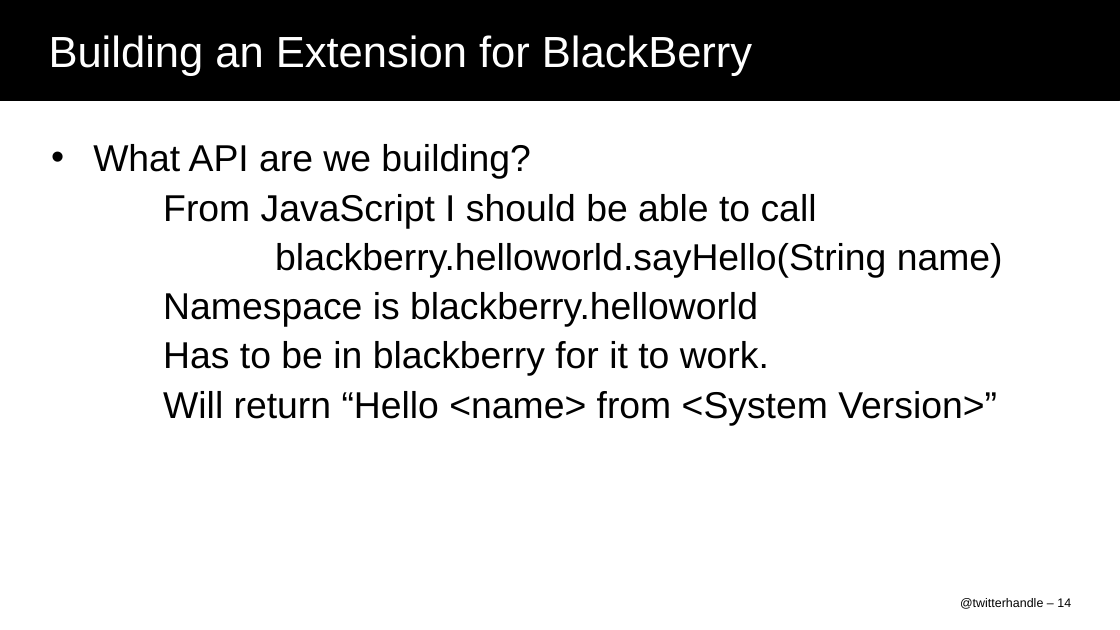
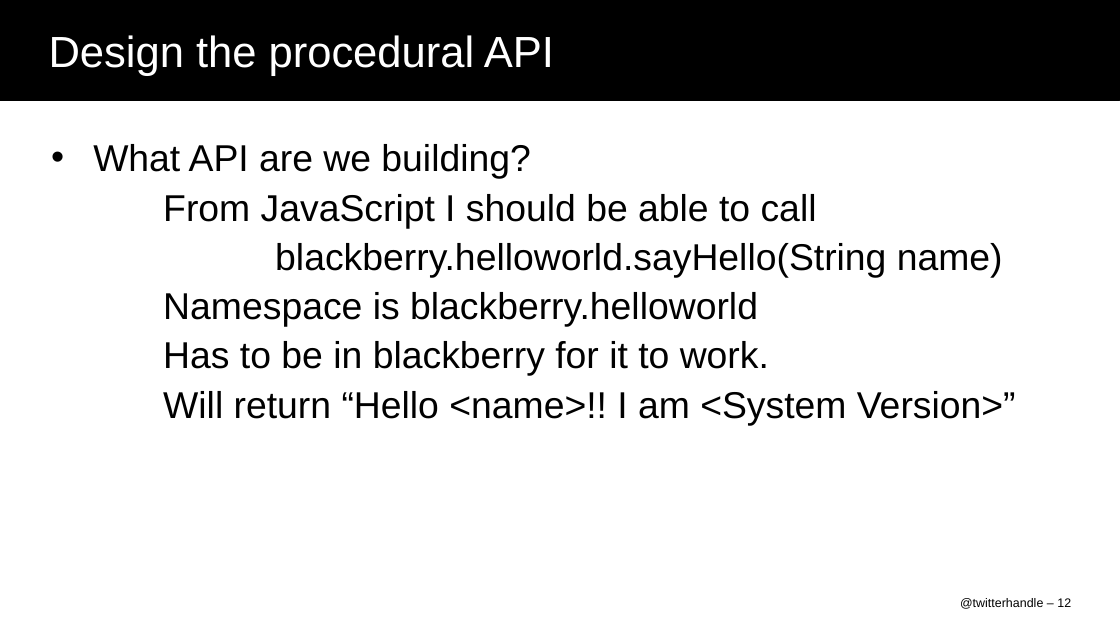
Before and after one commit to nukulb/devcon-demo, a slide deck: slide 12 of DEV51_DelCol.ppt (slide 14 before the commit). Drawn at 1120x630 pixels with LibreOffice and Linux fonts; fonts in the diff are those of the drawing; background and template pictures are left out. Boxes give left, top, right and bottom in pixels: in the first picture for what was removed or moved away, otherwise in the second. Text is boxed around its words. In the diff, an @@ line names an element or a change of style, - is before the commit and + after.

Commit message:
Updating the presentation.

```diff
--- a/DEV51_DelCol.ppt
+++ b/DEV51_DelCol.ppt
@@ title at [49,35,554,76]: text changed @@
-Building an Extension for BlackBerry
+Design the procedural API
@@ text at [163,391,1016,425]: text changed @@
-Will return “Hello <name> from <System Version>”
+Will return “Hello <name>!! I am <System Version>”
@@ page number at [960,598,1071,609]: text changed @@
-@twitterhandle – 14
+@twitterhandle – 12
```
Also in this commit, not shown: 7 other slides changed, 5 slides added, 3 slides removed.
